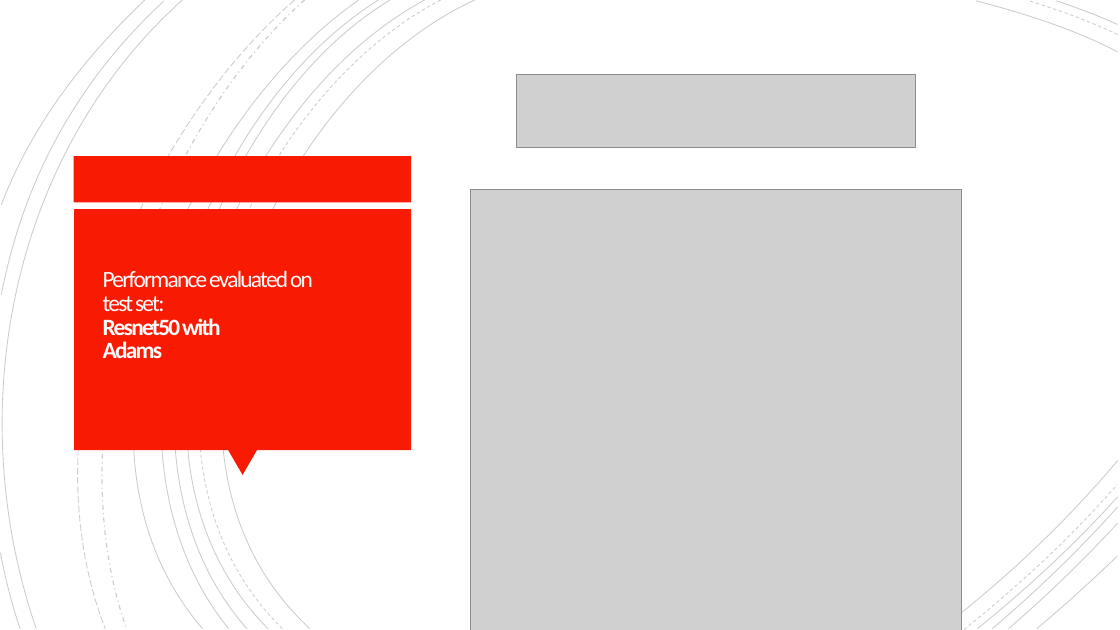
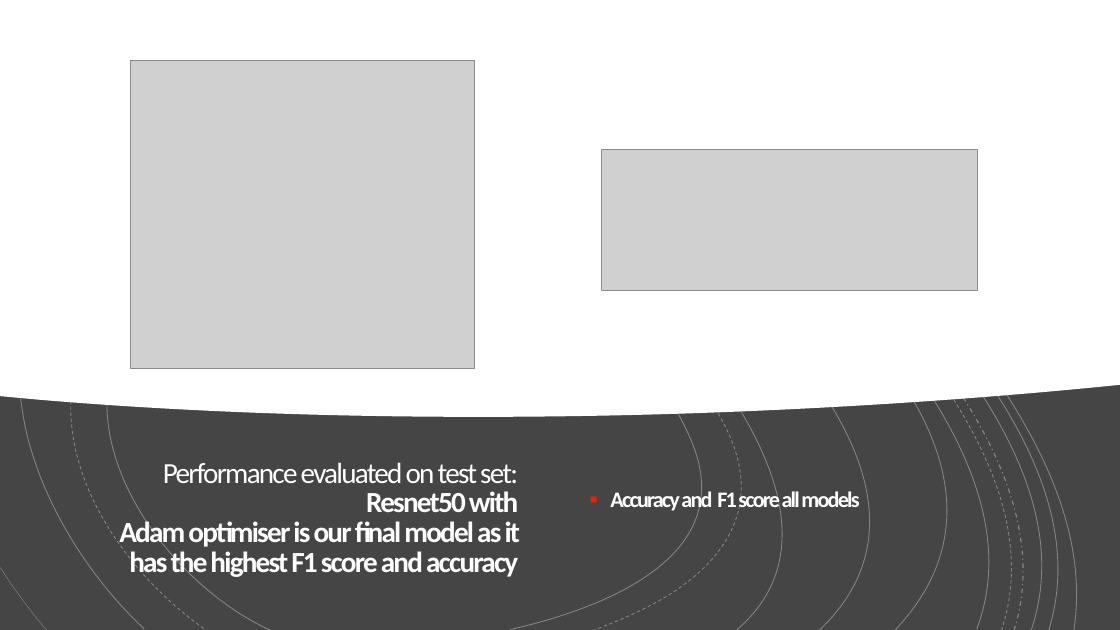
Before and after one commit to Kaoutar-Nahli/Early-Fire-Detection, a slide deck: slide 20 of deep-learning-fire-detection.pptx. Drawn at 1120x630 pixels with LibreOffice and Linux fonts; fonts in the diff are those of the drawing; grey boxes stand for pictures. Boxes give left, top, right and bottom in pixels: in the first picture for what was removed or moved away, otherwise in the second. Text is boxed around its words. In the diff, an @@ line names an element or a change of style, - is before the commit and + after.

Commit message:
5 different models evaluated and saved

```diff
--- a/deep-learning-fire-detection.pptx
+++ b/deep-learning-fire-detection.pptx
@@ background #FFFFFF to #454545 @@
@@ rectangle added at bbox=[0, 0, 1120, 630], fill #454545 @@
@@ freeform shape added at bbox=[0, 0, 1120, 417], fill #FFFFFF @@
@@ outline #000000 0.75 pt to #FFFFFF 0.75 pt in 13 elements at bbox=[120, 0, 475, 628], bbox=[976, 1, 1117, 52], bbox=[92, 0, 425, 628], bbox=[1057, 1, 1118, 24], bbox=[92, 0, 391, 628], bbox=[82, 0, 378, 628], bbox=[1009, 523, 1118, 629], bbox=[45, 0, 359, 628], bbox=[1037, 556, 1117, 629], bbox=[0, 0, 182, 628], bbox=[2, 1, 165, 295], bbox=[1, 553, 20, 628], bbox=[2, 0, 145, 205] @@
@@ outline #000000 0.75 pt dashed to #FFFFFF 0.75 pt dashed in 4 elements at bbox=[103, 0, 441, 628], bbox=[1029, 1, 1117, 34], bbox=[965, 485, 1117, 630], bbox=[24, 0, 295, 628] @@
@@ freeform shape at bbox=[55, 0, 304, 628]: outline #000000 1 pt dashed to #FFFFFF 1 pt dashed @@
@@ group added at bbox=[0, 0, 1120, 630]: 17 freeform shapes @@
@@ picture: place and size @@
-picture at bbox=[471, 190, 962, 630]
+picture at bbox=[130, 60, 475, 369]
@@ picture removed at bbox=[517, 74, 916, 148] @@
@@ rectangle removed at bbox=[74, 156, 412, 202] @@
@@ picture added at bbox=[602, 150, 977, 291] @@
@@ rectangle removed at bbox=[74, 209, 411, 450] @@
@@ title at bbox=[119, 462, 521, 580]: text changed; size 20 to 25 pt; text colour #FFFEFF to #FFFFFF; bold on @@
-Performance evaluated on test set:
-Resnet50 with
-Adams
+Performance evaluated on test set:
+Resnet50 with
+Adam optimiser is our final model as it has the highest F1 score and accuracy
@@ triangle removed at bbox=[228, 450, 257, 476] @@
@@ freeform shape removed at bbox=[942, 460, 1118, 628] @@
@@ text added at bbox=[610, 488, 859, 512], 19 pt, text #FFFFFF, bold @@
+▪ Accuracy and F1 score all models
@@ freeform shape removed at bbox=[978, 497, 1118, 628] @@
@@ freeform shape removed at bbox=[992, 507, 1117, 628] @@
```
Also in this commit, not shown: 3 other slides changed, 1 slide added, 1 slide removed, 2 other files.
